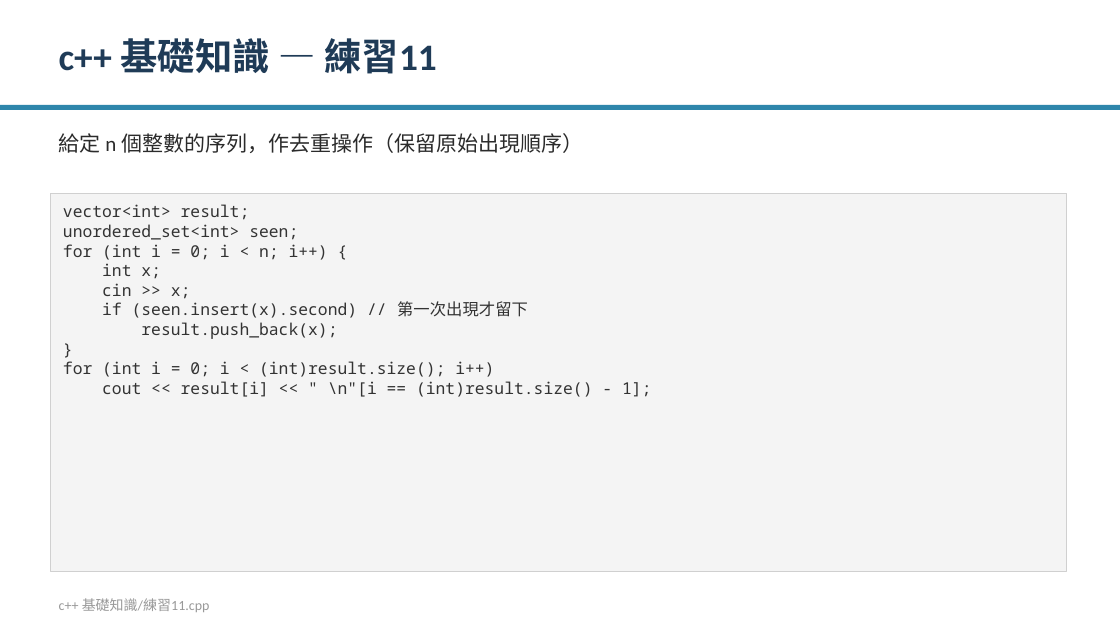
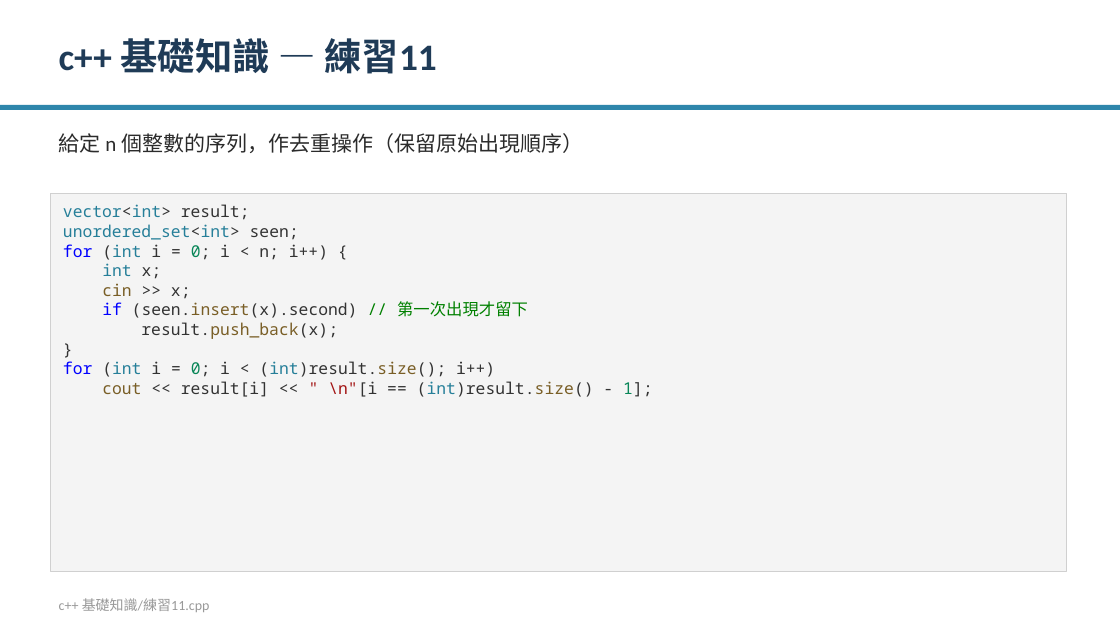
Before and after one commit to Ivan0206cool/cplusplus_practice, a slide deck: slide 10 of practice_intro.pptx. Drawn at 1120x630 pixels with LibreOffice and Linux fonts; fonts in the diff are those of the drawing. Boxes give left, top, right and bottom in pixels: in the first picture for what was removed or moved away, otherwise in the second. Text is boxed around its words. In the diff, an @@ line names an element or a change of style, - is before the commit and + after.

```diff
--- a/practice_intro.pptx
+++ b/practice_intro.pptx
@@ text in rectangle at bbox=[63, 204, 652, 397]: text colour #333333 to #267F99 in "vector<int>", "unordered_set<int>", "(int", "int" and 2 more places; text colour #333333 to #0000FF in "for", "if", "for"; text colour #333333 to #098658 in "0;", "0;", "1];"; text colour #333333 to #795E26 in "cin", "(seen.insert(x).second)", "result.push_back(x);", "(int)result.size();" and 1 more places; text colour #333333 to #008000 in "// 第一次出現才留下"; text colour #333333 to #A31515 in "" \n"[i" @@
```
Also in this commit, not shown: 8 other slides changed.
